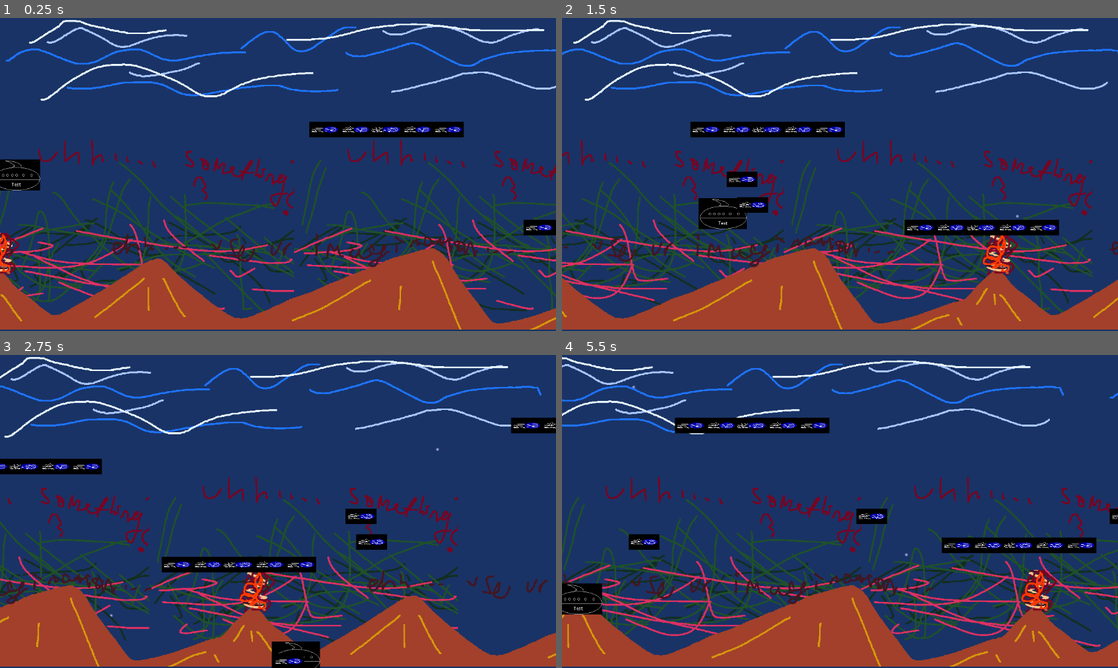
Above: before the commit, frames 1-4 (two rows, left to right).
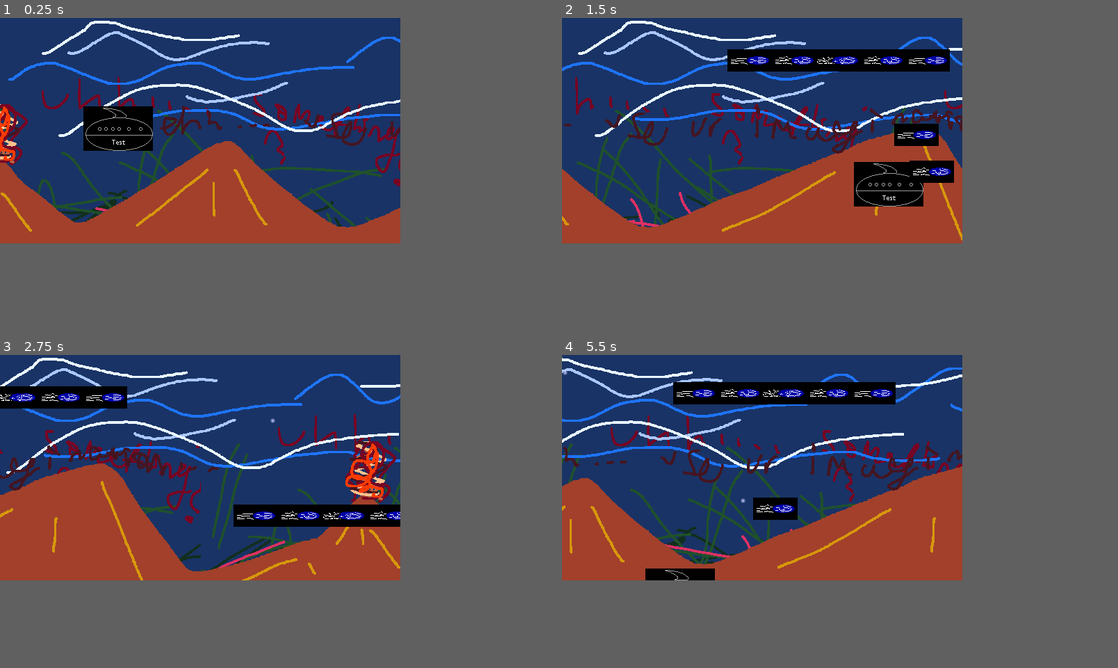
Above: after the commit, the same moments.

Repository: atakanaksit13211/untitled-shmup
Game: Godot game, scene res://scenes/playing_field.tscn
The game is run twice, just before and just after one commit, with the same random seed, the same clock (stepped at 60 frames per second) and the same inputs.
Inputs:
- Up to frame 1 (0.25 s): no input
- Up to frame 2 (1.5 s): hold D (move_right) 0.53-1.28 s; tap Space (shoot) at 0.6, 1.35 s; hold S (move_down) from 1.28 s (still down)
- Up to frame 3 (2.75 s): release S (move_down) at 2.03 s; hold D (move_right) from 2.03 s (still down); tap Space (shoot) at 2.1 s
- Up to frame 4 (5.5 s): release D (move_right) at 2.78 s; hold W (move_up) 2.78-3.53 s; tap Space (shoot) every 0.75 s from 2.85 to 5.1 s; hold A (move_left) 3.53-5.03 s; hold S (move_down) from 5.03 s (still down)
In our replay, the window is 800x450 before the commit and 576x324 after it. These sizes can differ from the game's own. Grey fills any space a smaller window leaves; there, only what the larger window draws over its background counts as a difference.

The runs differ from the first frame. In frame 1, 44% of the frame differs, in the area x 0-100%, y 0-100%; in frame 2, 47%; in frame 3, 45%; in frame 4, 49%.

Commit message:
testing resolution

Diff:
--- a/assets/backgrounds/underwater_background.tscn
+++ b/assets/backgrounds/underwater_background.tscn
@@ -7,8 +7,8 @@
 script = ExtResource("1_2u4vx")
 
 [node name="Background" type="ColorRect" parent="."]
-offset_right = 1152.0
-offset_bottom = 648.0
+offset_right = 576.0
+offset_bottom = 324.0
 color = Color(0.1, 0.2, 0.4, 1)
 metadata/_edit_use_anchors_ = true
 
--- a/project.godot
+++ b/project.godot
@@ -17,6 +17,8 @@
 
 [display]
 
+window/size/viewport_width=576
+window/size/viewport_height=324
 window/stretch/mode="viewport"
 
 [input]
--- a/scenes/level_test.tscn
+++ b/scenes/level_test.tscn
@@ -16,13 +16,13 @@
 [node name="BottomStatic" type="ParallaxLayer" parent="ParallaxBackground"]
 texture_repeat = 2
 motion_scale = Vector2(0.1, 0.1)
-motion_mirroring = Vector2(1152, 0)
+motion_mirroring = Vector2(576, 0)
 
 [node name="UnderwaterBackground" parent="ParallaxBackground/BottomStatic" instance=ExtResource("1_k0mgt")]
 texture_repeat = 2
 
 [node name="something" type="ParallaxLayer" parent="ParallaxBackground"]
-position = Vector2(-2, 0)
+position = Vector2(-23, -168)
 motion_scale = Vector2(0.4, 0.4)
 motion_mirroring = Vector2(640, 0)
 
@@ -39,6 +39,7 @@
 texture = ExtResource("3_plvai")
 
 [node name="mountains" type="ParallaxLayer" parent="ParallaxBackground"]
+position = Vector2(-1, -323)
 motion_mirroring = Vector2(1280, 0)
 
 [node name="Sprite2D" type="Sprite2D" parent="ParallaxBackground/mountains"]
@@ -52,24 +53,24 @@
 shape = SubResource("RectangleShape2D_e73ws")
 
 [node name="bottom_bound" type="CollisionShape2D" parent="LevelBoundary"]
-position = Vector2(2625, 673)
+position = Vector2(2625, 346)
 shape = SubResource("RectangleShape2D_e73ws")
 
 [node name="StartPosition" type="Marker2D" parent="."]
-position = Vector2(-543, 1)
+position = Vector2(-118, -3)
 
 [node name="Sprite2D3" type="Sprite2D" parent="."]
-position = Vector2(2599, 397)
+position = Vector2(2547, 260)
 texture = ExtResource("2_vbogn")
 
 [node name="Sprite2D4" type="Sprite2D" parent="."]
-position = Vector2(2046, 149)
+position = Vector2(1971, 56)
 texture = ExtResource("2_vbogn")
 
 [node name="Sprite2D2" type="Sprite2D" parent="."]
-position = Vector2(1322, 437)
+position = Vector2(1322, 232)
 texture = ExtResource("2_vbogn")
 
 [node name="Sprite2D" type="Sprite2D" parent="."]
-position = Vector2(878, 234)
+position = Vector2(849, 62)
 texture = ExtResource("2_vbogn")
--- a/scenes/playing_field.tscn
+++ b/scenes/playing_field.tscn
@@ -14,11 +14,11 @@
 script = ExtResource("3_xnee4")
 
 [node name="Camera" type="Camera2D" parent="."]
-position = Vector2(578, 327)
+position = Vector2(289, 163)
 script = ExtResource("5_t44w6")
 
 [node name="Player" parent="Camera" instance=ExtResource("1_fjfaw")]
-position = Vector2(-1, -4)
+position = Vector2(-207, -1)
 collision_layer = 3
 collision_mask = 3
 
